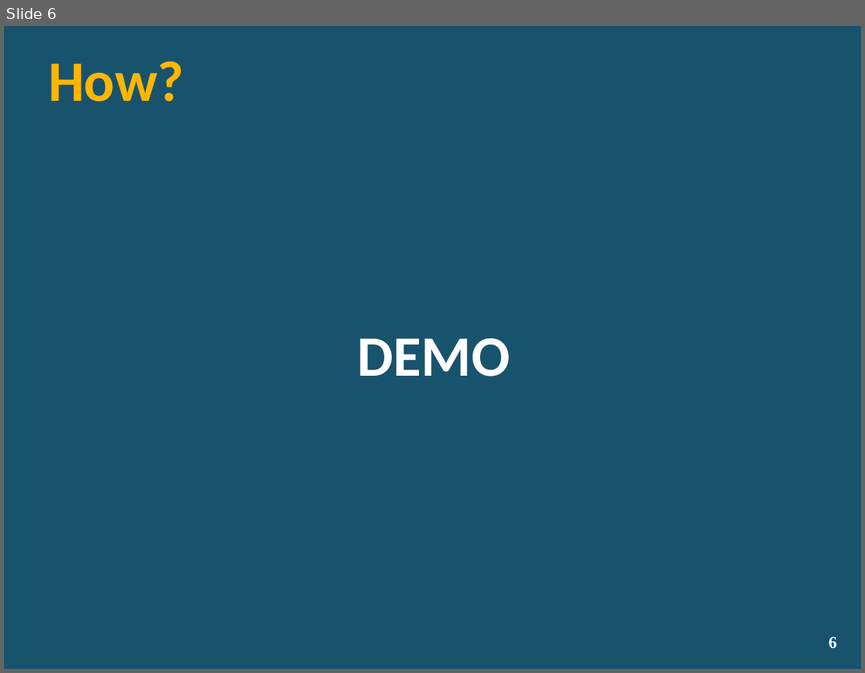
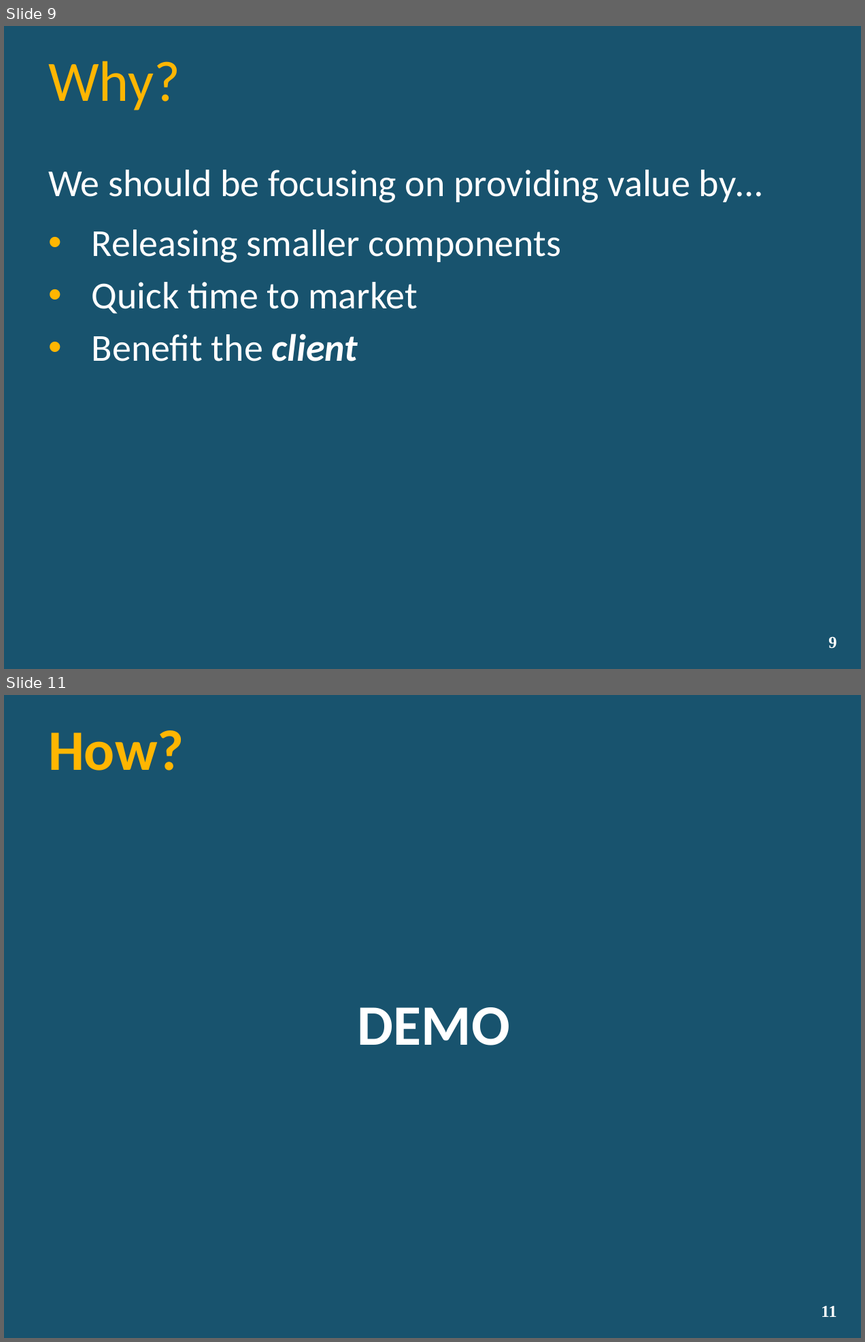
Before and after one commit to lozanotek/RefreshWithNuGet, a slide deck: slides/RefreshWithNuGet.pptx. Shown one above the other, each under a label of ours: slide 6 before the commit, slides 9 and 11 after it; the slides between them are not shown. The pictures are 865x673 and 865x1342 pixels, drawn with LibreOffice and Linux fonts; fonts in the diff are those of the drawing; background and template pictures are left out. Boxes give left, top, right and bottom in pixels: in the first picture for what was removed or moved away, otherwise in the second. Text is boxed around its words. In the diff, an @@ line names an element or a change of style, - is before the commit and + after.

```diff
--- a/slides/RefreshWithNuGet.pptx
+++ b/slides/RefreshWithNuGet.pptx
@@ slide 9 added at bbox=[4, 26, 861, 669], background picture (left out) @@
@@ title added at bbox=[48, 61, 180, 110], 48 pt, text #FFB601 @@
+Why?
@@ text added at bbox=[48, 169, 762, 203], 32 pt, text #FFFFFF @@
+We should be focusing on providing value by…
@@ text added at bbox=[92, 229, 561, 361], 32 pt, text #FFFFFF @@
+• Releasing smaller components
+• Quick time to market
+• Benefit the client
@@ page number added at bbox=[828, 636, 836, 648], 14 pt, text #FFFFFF, bold @@
+9
@@ what was slide 6 is now slide 11 @@
@@ page number at bbox=[821, 1306, 836, 1317]: text changed @@
-6
+11
```
Also in this commit, not shown: 5 slides changed, 6 other slides added, 2 slides removed.
